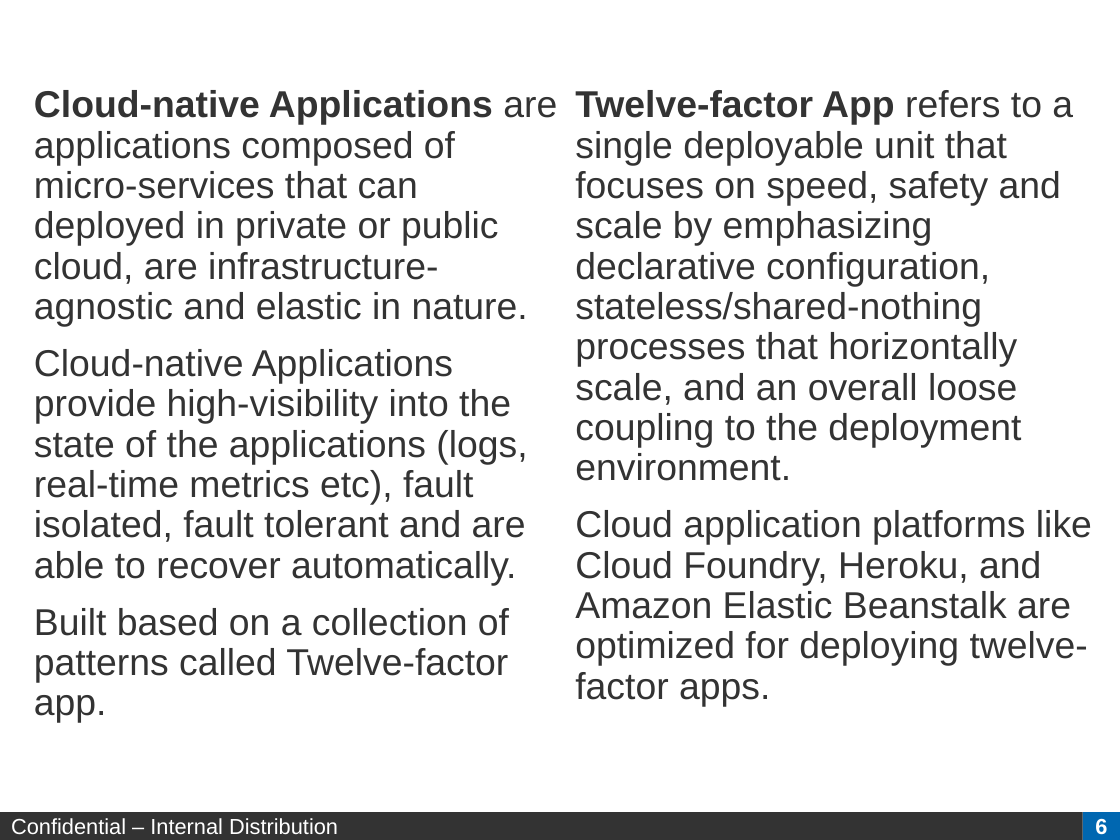
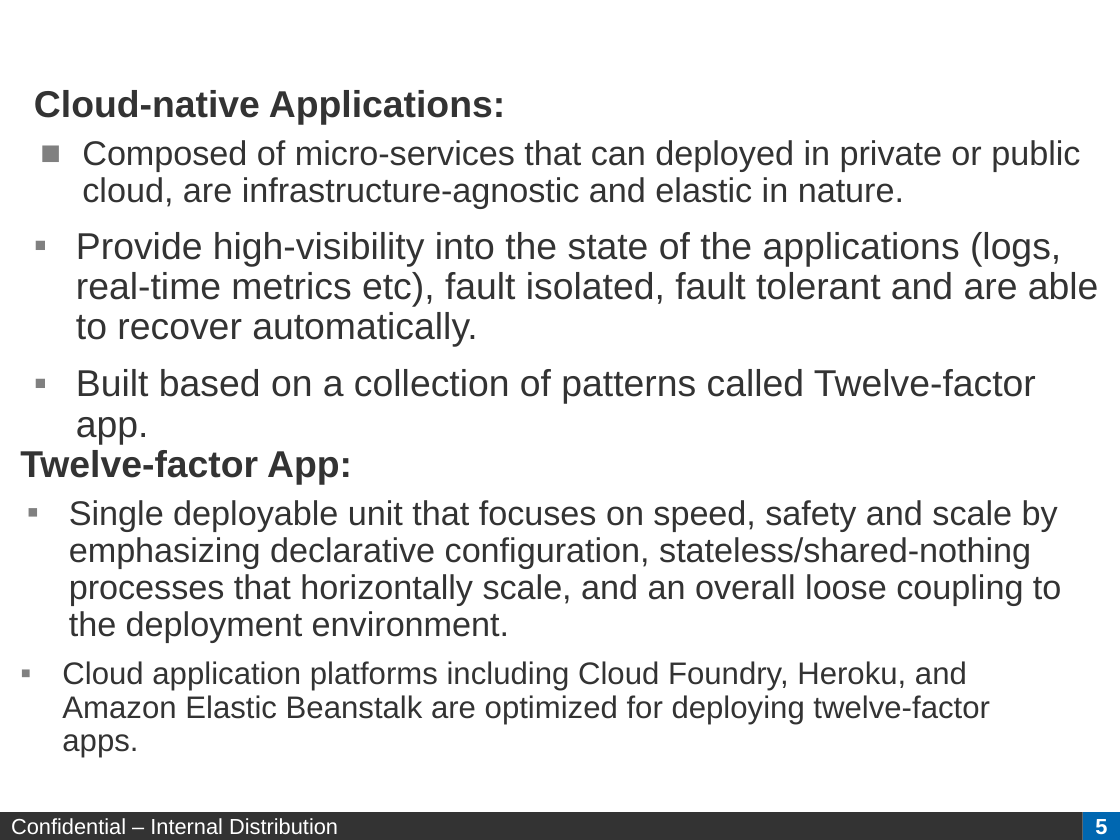
Before and after one commit to arpithparikh/ArchConf2015Collaboration, a slide deck: slide 5 of ArchConf2015-takeaways-v3.pptx (slide 6 before the commit). Drawn at 1120x840 pixels with LibreOffice and Linux fonts; fonts in the diff are those of the drawing; background and template pictures are left out. Boxes give left, top, right and bottom in pixels: in the first picture for what was removed or moved away, otherwise in the second. Text is boxed around its words. In the diff, an @@ line names an element or a change of style, - is before the commit and + after.

```diff
--- a/ArchConf2015-takeaways-v3.pptx
+++ b/ArchConf2015-takeaways-v3.pptx
@@ text at <box>34,90,1099,347</box>: text changed @@
-Cloud-native Applications are applications composed of micro-services that can deployed in private or public cloud, are infrastructure-agnostic and elastic in nature.
-Cloud-native Applications provide high-visibility into the state of the applications (logs, real-time metrics etc), fault isolated, fault tolerant and are able to recover automatically.
+Cloud-native Applications:
+  ■ Composed of micro-services that can deployed in private or public cloud, are infrastructure-agnostic and elastic in nature.
+▪ Provide high-visibility into the state of the applications (logs, real-time metrics etc), fault isolated, fault tolerant and are able to recover automatically.
@@ text at <box>76,369,1036,444</box>: bullet none to ▪ @@
@@ text at <box>20,450,1062,757</box>: text changed; size 24 to 22 pt @@
-Twelve-factor App refers to a single deployable unit that focuses on speed, safety and scale by emphasizing declarative configuration, stateless/shared-nothing processes that horizontally scale, and an overall loose coupling to the deployment environment.
-Cloud application platforms like Cloud Foundry, Heroku, and Amazon Elastic Beanstalk are optimized for deploying twelve-factor apps.
+Twelve-factor App:
+  ▪ Single deployable unit that focuses on speed, safety and scale by emphasizing declarative configuration, stateless/shared-nothing processes that horizontally scale, and an overall loose coupling to the deployment environment.
+▪ Cloud application platforms including Cloud Foundry, Heroku, and Amazon Elastic Beanstalk are optimized for deploying twelve-factor apps.
@@ page number at <box>1095,819,1107,835</box>: text changed @@
-6
+5
```
Also in this commit, not shown: 7 other slides changed, 1 slide added, 1 slide removed.
